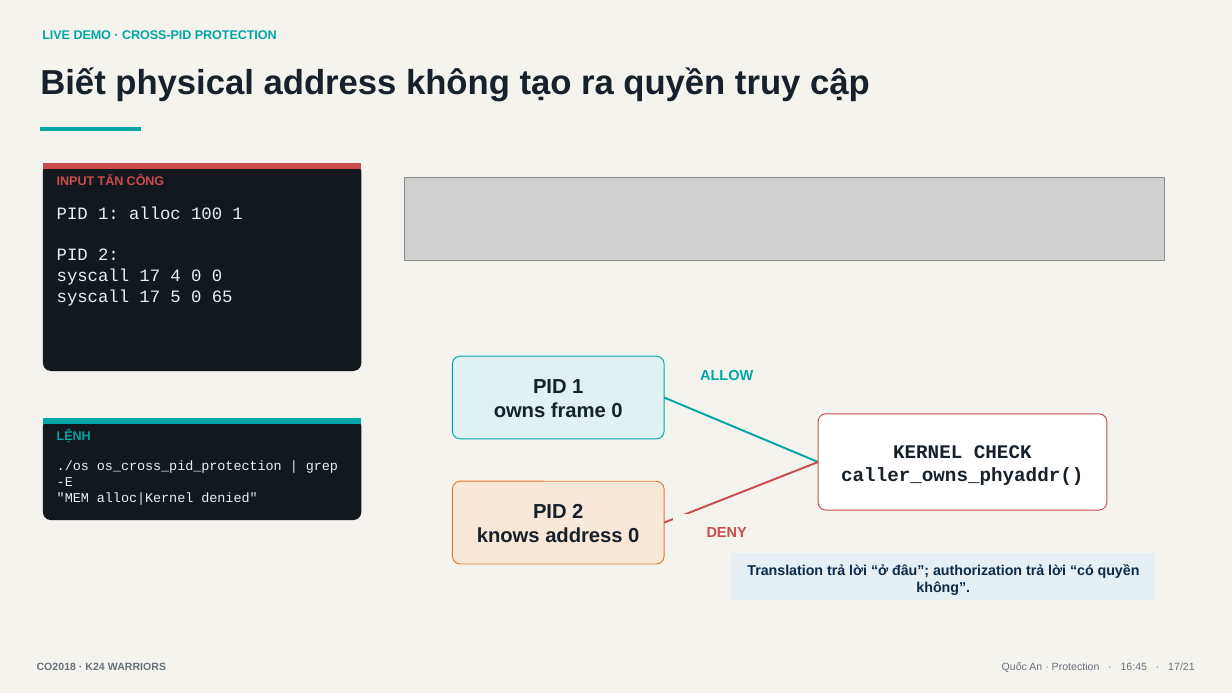
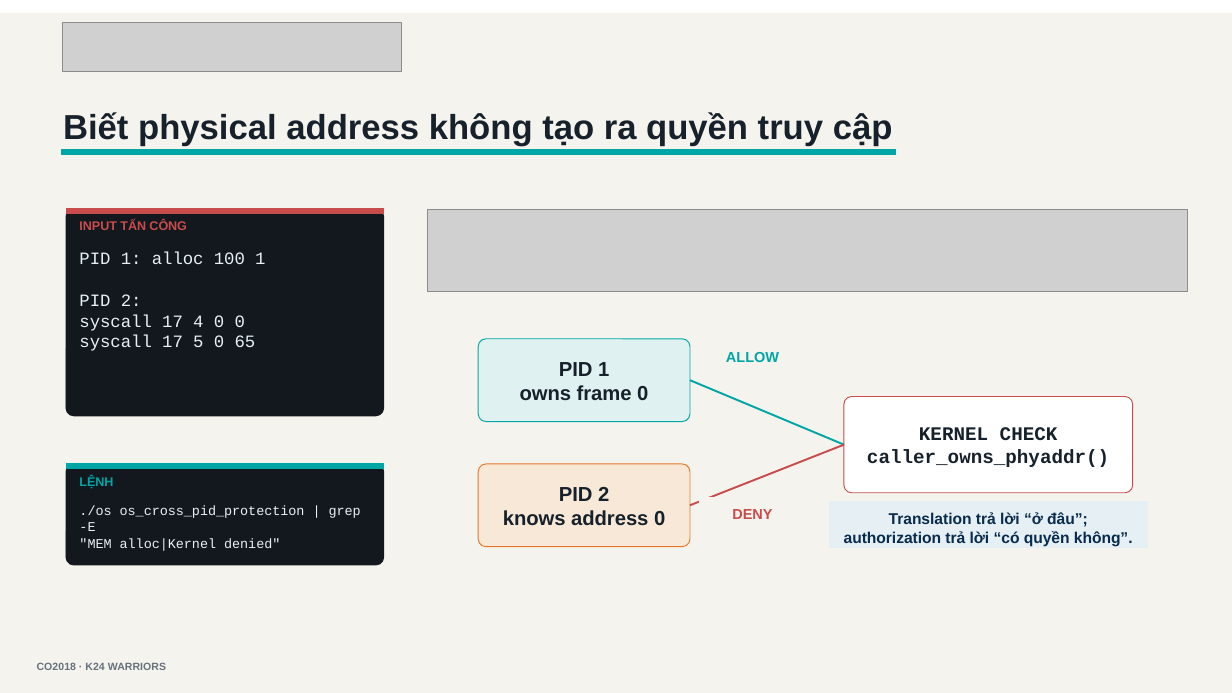
Before and after one commit to tranbaoanh21/os-assignment, a slide deck: slide 17 of os_simulator_demo_slides.pptx (slide 15 before the commit). Drawn at 1232x693 pixels with LibreOffice and Linux fonts; fonts in the diff are those of the drawing; grey boxes stand for pictures. Boxes give left, top, right and bottom in pixels: in the first picture for what was removed or moved away, otherwise in the second. Text is boxed around its words. In the diff, an @@ line names an element or a change of style, - is before the commit and + after.

Commit message:
prepare final live demo with paging tests

```diff
--- a/os_simulator_demo_slides.pptx
+++ b/os_simulator_demo_slides.pptx
@@ rectangle resized from (x1=0, y1=0, x2=1232, y2=693) to (x1=0, y1=14, x2=1232, y2=693) @@
@@ rectangle removed at (x1=41, y1=23, x2=329, y2=50) @@
-LIVE DEMO · CROSS-PID PROTECTION
@@ picture added at (x1=63, y1=22, x2=402, y2=71) @@
@@ rectangle "Biết physical address không tạo ..." moved from (x1=39, y1=55, x2=1189, y2=123) to (x1=61, y1=101, x2=1212, y2=168) @@
@@ rectangle resized from (x1=41, y1=128, x2=140, y2=131) to (x1=61, y1=150, x2=896, y2=154) @@
@@ rectangle at (x1=61, y1=150, x2=896, y2=154): mirrored @@
@@ 6 rectangles, 2 rounded rectangles moved together from (x1=43, y1=164, x2=361, y2=519) to (x1=66, y1=209, x2=384, y2=565) @@
@@ picture moved from (x1=405, y1=177, x2=1165, y2=260) to (x1=428, y1=209, x2=1189, y2=291) @@
@@ 2 rounded rectangles, 1 rectangle moved together from (x1=453, y1=359, x2=1106, y2=565) to (x1=479, y1=341, x2=1132, y2=547) @@
@@ 2 lines, 1 rounded rectangle, 1 rectangle moved together from (x1=453, y1=356, x2=818, y2=547) to (x1=479, y1=339, x2=844, y2=531) @@
@@ rectangle "Translation trả lời “ở đâu”; ..." resized from (x1=732, y1=554, x2=1155, y2=600) to (x1=830, y1=501, x2=1148, y2=547) @@
@@ rectangle "Translation trả lời “ở đâu”; ..." at (x1=830, y1=501, x2=1148, y2=547): size 11.1 to 12.1 pt @@
@@ rectangle removed at (x1=818, y1=658, x2=1197, y2=679) @@
-Quốc An · Protection · 16:45 · 17/21
```
Also in this commit, not shown: 16 other slides changed, 3 slides added, 1 slide removed, 14 other files.
